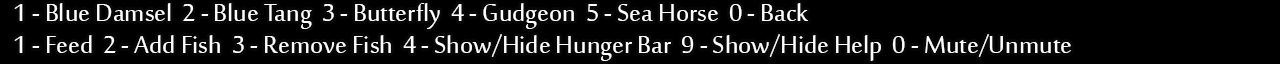
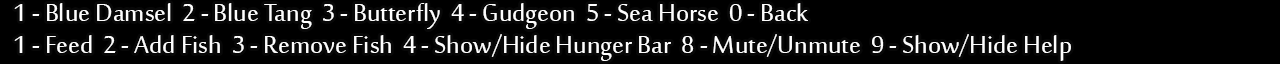
Layer changes from the first 1280 x 64 image to the second:
painted on "1 - Feed 2 - Add Fish 3 - Remove Fish 4 - Show/Hide Hunger B" over [682,34,1071,61]
